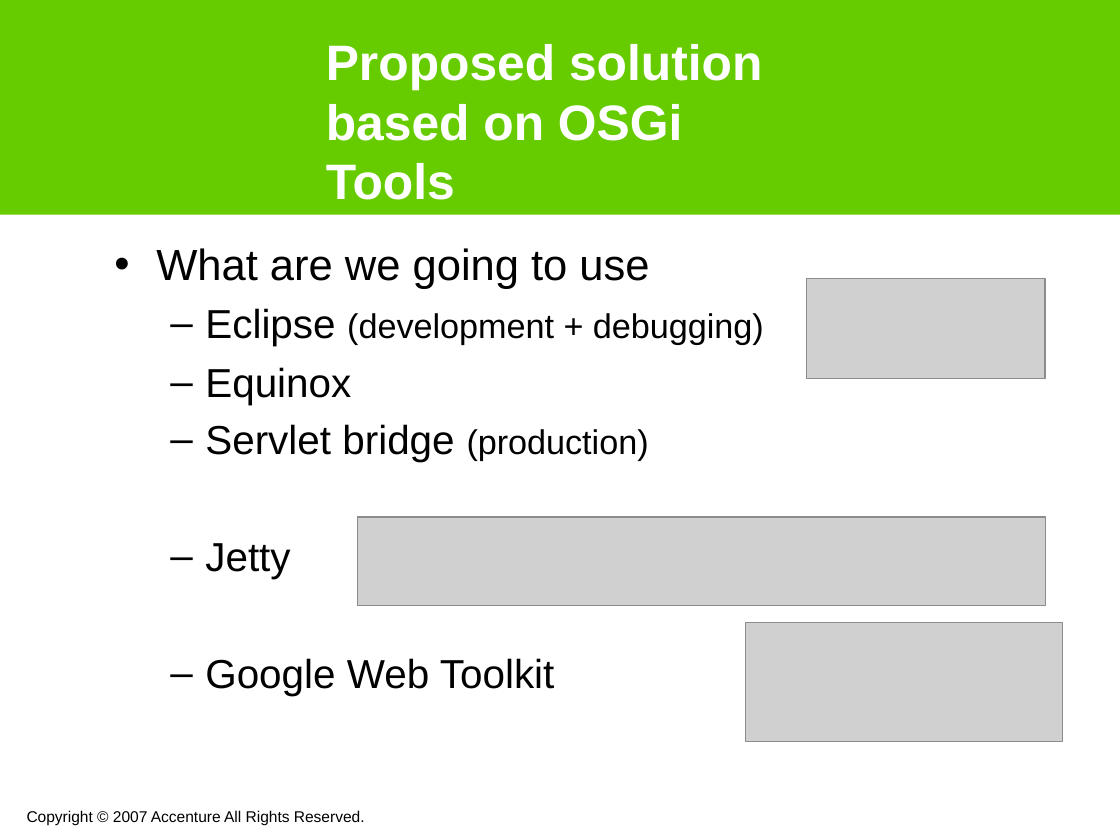
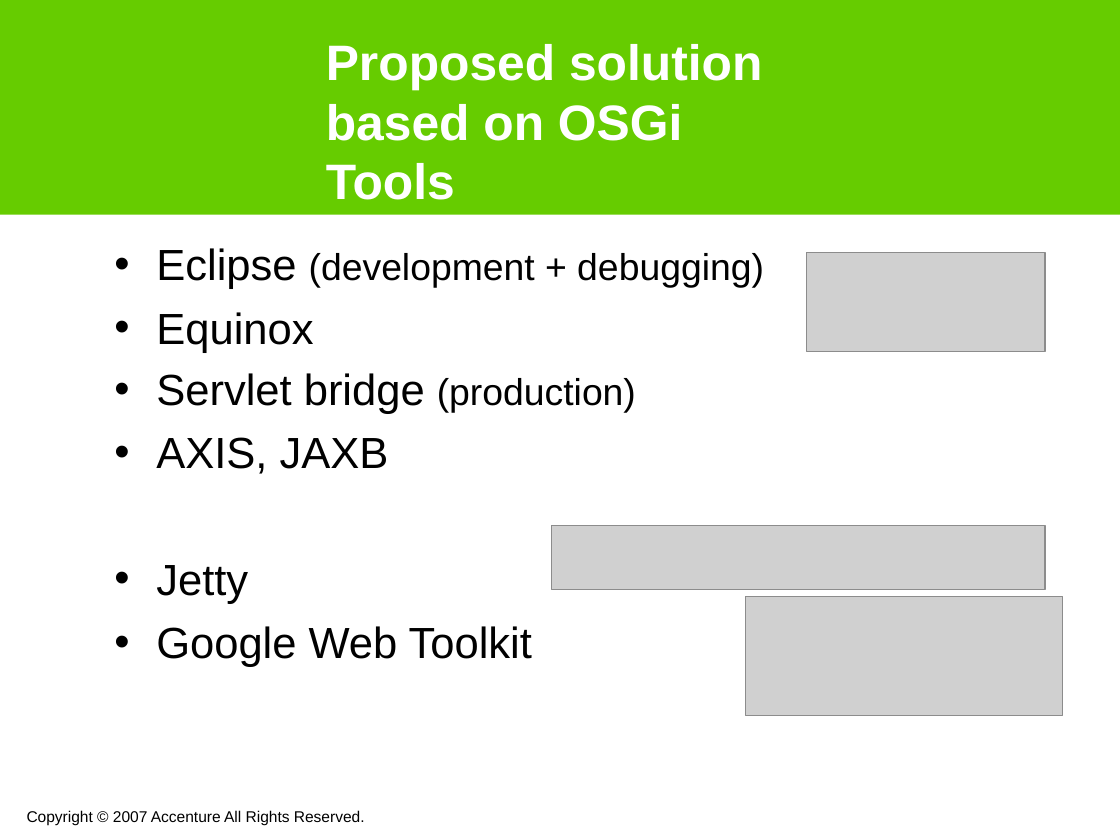
Before and after one commit to noushadali/osgi-samples, a slide deck: slide 11 of congress-registration/documentation/Webservice versioning using osgi.ppt. Drawn at 1120x840 pixels with LibreOffice and Linux fonts; fonts in the diff are those of the drawing; grey boxes stand for pictures; background and template pictures are left out. Boxes give left, top, right and bottom in pixels: in the first picture for what was removed or moved away, otherwise in the second. Text is boxed around its words. In the diff, an @@ line names an element or a change of style, - is before the commit and + after.

```diff
--- a/congress-registration/documentation/Webservice versioning using osgi.ppt
+++ b/congress-registration/documentation/Webservice versioning using osgi.ppt
@@ text at (156,248,649,289): paragraph removed @@
-• What are we going to use
@@ text at (156,248,764,667): size 26 to 28 pt in "Eclipse", "Equinox", "Servlet bridge", "Jetty" and 1 more places; size 22 to 24 pt in "(development + debugging)", "(production)"; bullet – to •; list level 2 to 1 in "Eclipse (development + debugging)"; list level 2 to 1 in "Equinox"; list level 2 to 1 in "Servlet bridge (production)"; list level 2 to 1 in "Jetty"; list level 2 to 1 in "Google Web Toolkit" @@
@@ picture: place and size @@
-picture at (806,279,1045,379)
+picture at (806,252,1045,352)
@@ text at (156,437,389,474): paragraph added @@
+• AXIS, JAXB
@@ picture: place and size @@
-picture at (357,517,1045,606)
+picture at (551,525,1045,589)
@@ picture: place and size @@
-picture at (745,623,1063,741)
+picture at (745,596,1063,715)
```
Also in this commit, not shown: 12 other slides changed, 4 slides added, 1 slide removed, 2 other files.
